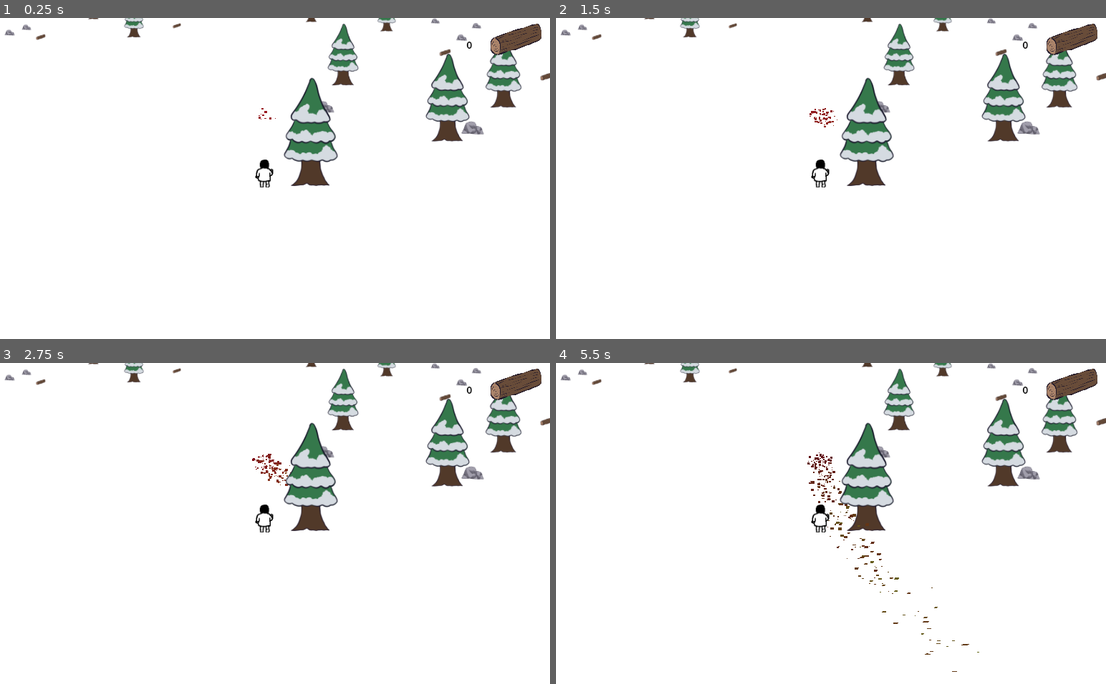
Above: before the commit, frames 1-4 (two rows, left to right).
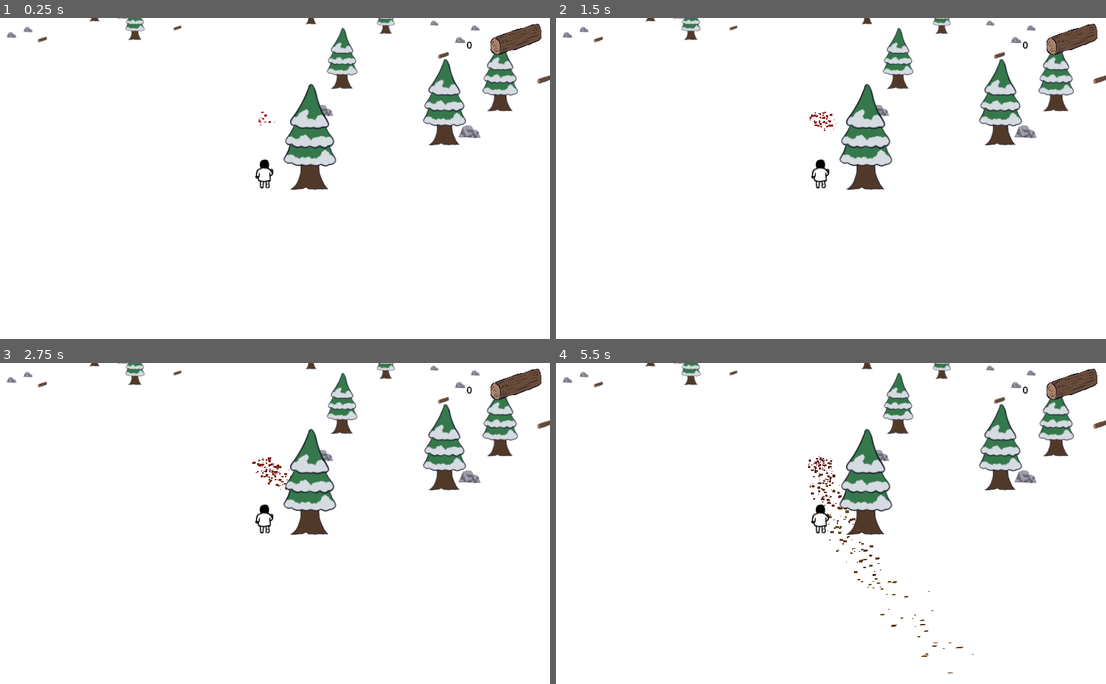
Above: after the commit, the same moments.

Repository: FablabMurat/GameJamMurat0324
Game: Godot game, scene res://terrain.tscn
The game is run twice, just before and just after one commit, with the same random seed, the same clock (stepped at 60 frames per second) and the same inputs. A sky picture missing from this copy of the repository is replaced by a grey-blue gradient.
Inputs (mouse positions are in pixels of both pictures, inside the frame that each line leads up to):
- Up to frame 1 (0.25 s): no input
- Up to frame 2 (1.5 s): move the mouse to (946, 162) at 0.52 s; tap O (addLog) at 0.6, 1.35 s; move the mouse to (704, 194) at 1.27 s
- Up to frame 3 (2.75 s): move the mouse to (319, 452) at 2.02 s; tap O (addLog) at 2.1 s
- Up to frame 4 (5.5 s): move the mouse to (792, 587) at 2.77 s; tap O (addLog) every 0.75 s from 2.85 to 5.1 s; move the mouse to (990, 571) at 3.52 s; move the mouse to (649, 475) at 4.27 s; move the mouse to (847, 523) at 5.02 s

The runs differ from the first frame. In frame 1, 4.6% of the frame differs, in the area x 0-100%, y 0-54%; in frame 2, 4.6%; in frame 3, 4.7%; in frame 4, 5.2%, in the area x 0-100%, y 0-97%.

Commit message:
Augmente joueur Y

Diff:
--- a/terrain.tscn
+++ b/terrain.tscn
@@ -50,7 +50,7 @@
 current = true
 
 [node name="Player" parent="." instance=ExtResource("2_478pm")]
-transform = Transform3D(1, 0, 0, 0, 1, 0, 0, 0, 1, 0, 0.412602, -7)
+transform = Transform3D(1, 0, 0, 0, 1, 0, 0, 0, 1, 0, 0.739262, -7)
 
 [node name="Feu" parent="." instance=ExtResource("3_kpjjy")]
 transform = Transform3D(-4.37114e-08, 0, 1, 0, 1, 0, -1, 0, -4.37114e-08, 0, 0, 0)
